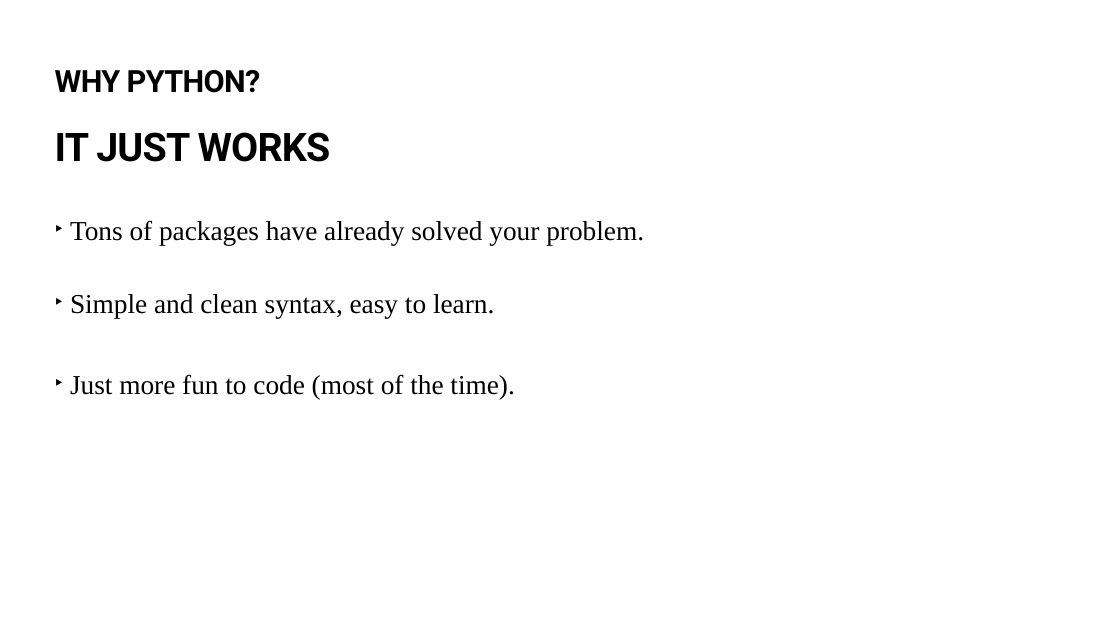
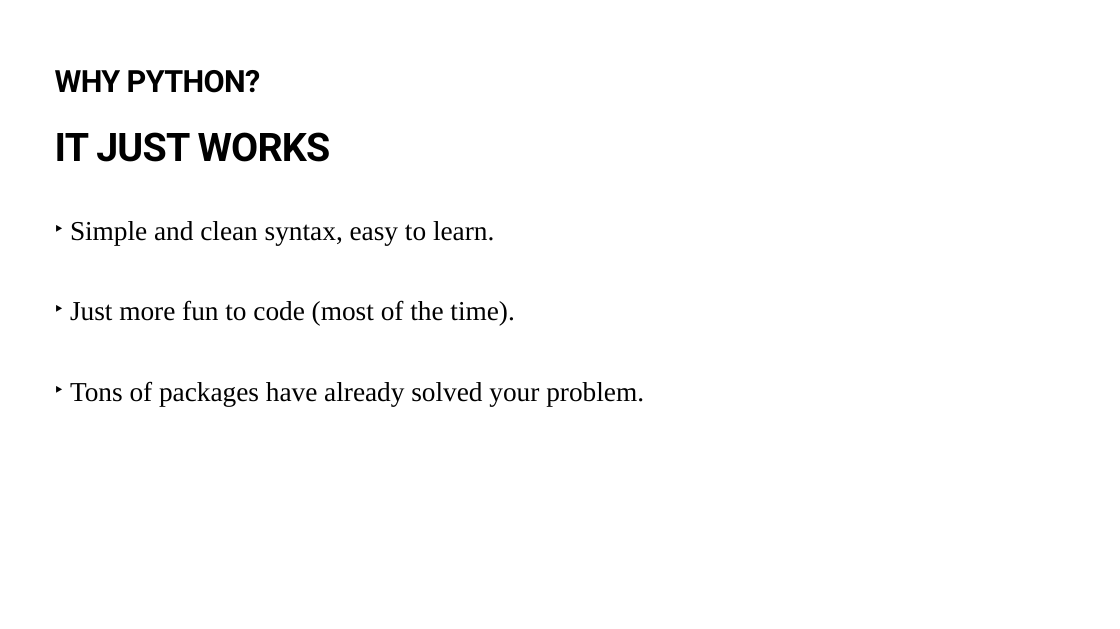
Before and after one commit to sergeyf/Python_intro_class, a slide deck: slide 9 of Python_Course_1.pptx (slide 6 before the commit). Drawn at 1120x629 pixels with LibreOffice and Linux fonts; fonts in the diff are those of the drawing. Boxes give left, top, right and bottom in pixels: in the first picture for what was removed or moved away, otherwise in the second. Text is boxed around its words. In the diff, an @@ line names an element or a change of style, - is before the commit and + after.

```diff
--- a/Python_Course_1.pptx
+++ b/Python_Course_1.pptx
@@ text at <box>70,220,644,245</box>: paragraph removed @@
-  ‣ Tons of packages have already solved your problem.
@@ text at <box>70,381,644,406</box>: paragraph added @@
+  ‣ Tons of packages have already solved your problem.
```
Also in this commit, not shown: 7 other slides changed, 5 slides added, 2 other files.
